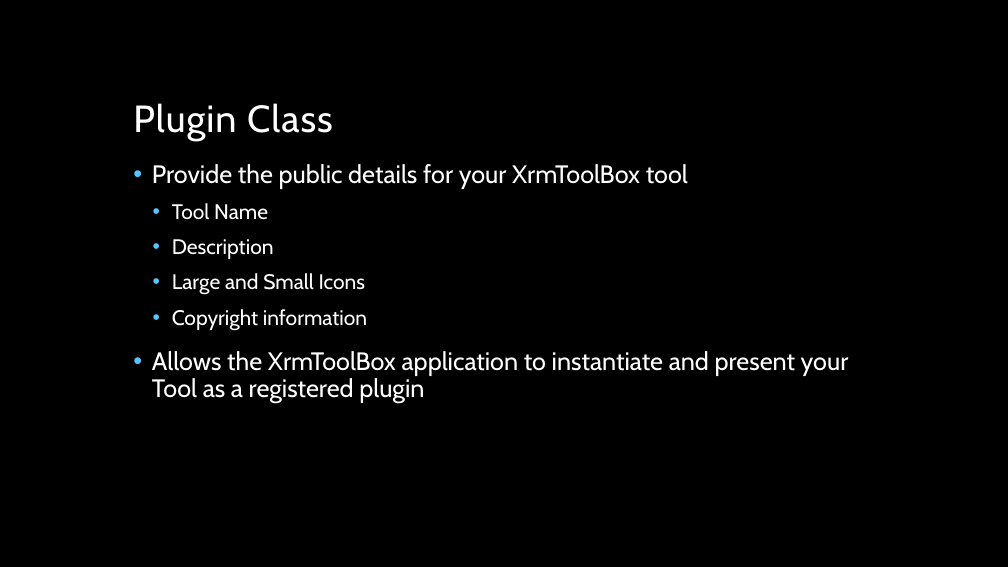
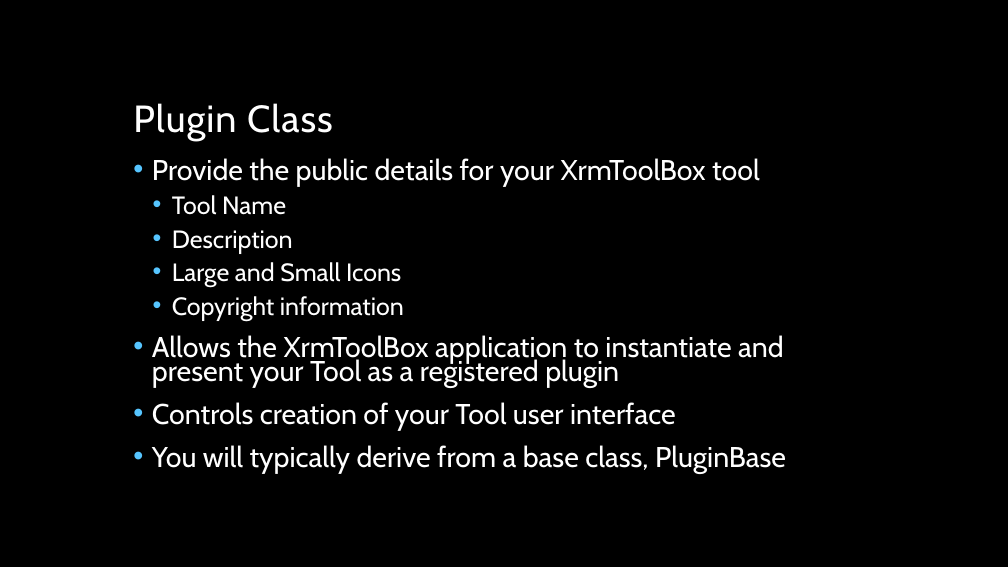
Before and after one commit to jamesnovak/365SaturdayPresentations, a slide deck: slide 11 of Building Xrm Toolbox Tools/Building XrmToolBox Tools.pptx (slide 10 before the commit). Drawn at 1008x567 pixels with LibreOffice and Linux fonts; fonts in the diff are those of the drawing; background and template pictures are left out. Boxes give left, top, right and bottom in pixels: in the first picture for what was removed or moved away, otherwise in the second. Text is boxed around its words. In the diff, an @@ line names an element or a change of style, - is before the commit and + after.

```diff
--- a/Building Xrm Toolbox Tools/Building XrmToolBox Tools.pptx
+++ b/Building Xrm Toolbox Tools/Building XrmToolBox Tools.pptx
@@ text at bbox=[152, 158, 784, 388]: size 24 to 27.2 pt in "Provide the public details for your XrmToolBox ...", "Allows the XrmToolBox application to instantiate and ..."; size 20 to 23.8 pt in "Tool Name", "Description", "Large and Small Icons", "Copyright information"; line spacing 0.9 to 0.7 @@
@@ text at bbox=[152, 402, 786, 474]: paragraphs added @@
+• Controls creation of your Tool user interface
+• You will typically derive from a base class, PluginBase
```
Also in this commit, not shown: 6 other slides changed, 1 slide added, 3 other files.
